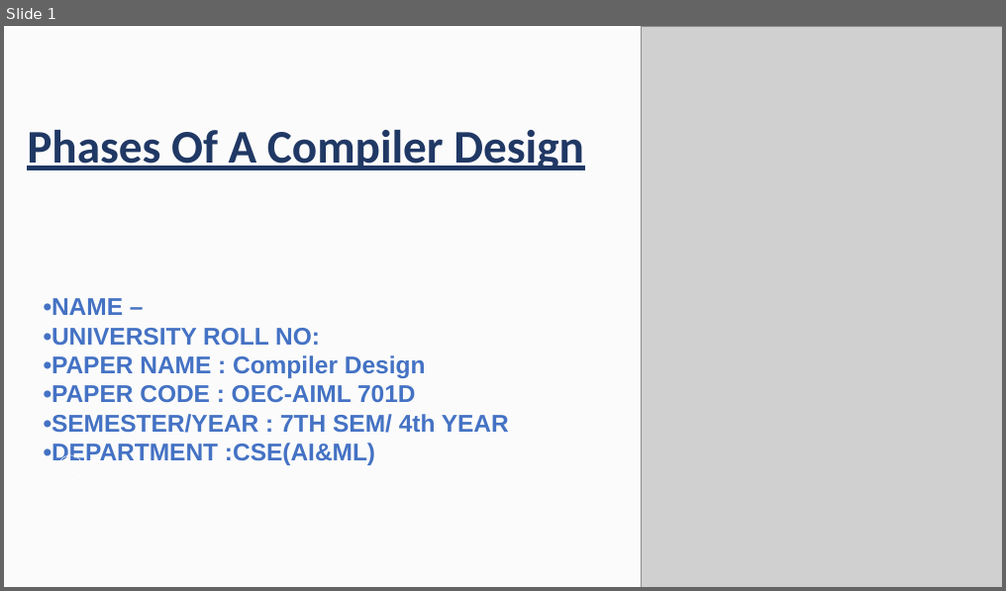
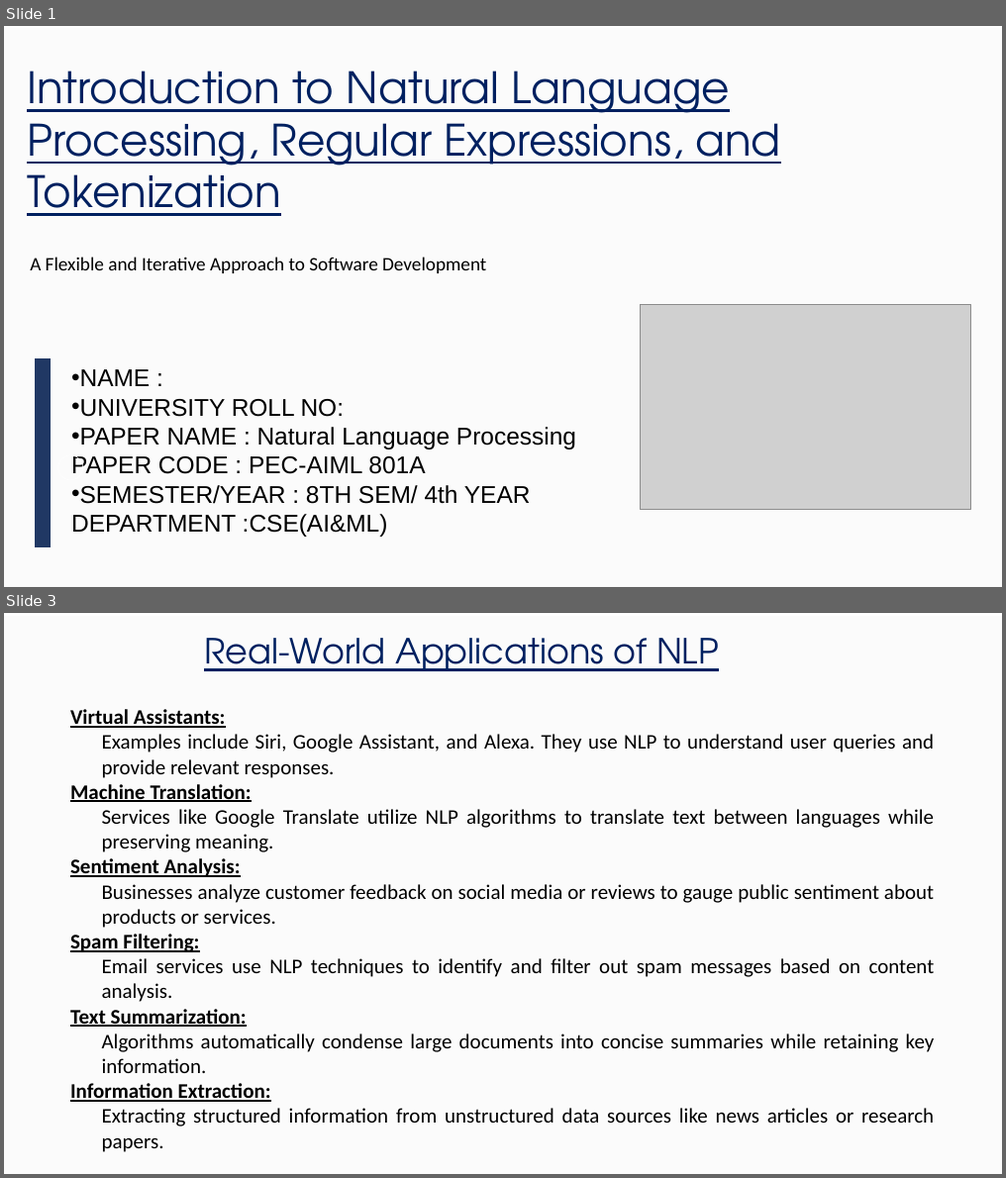
Before and after one commit to aditya2027krml/Undergraduate-CSE-AI-ML-Presentations-and-Reports-of-College, a slide deck: 4th Year/Presentations/34230821034.pptx. Shown one above the other, each under a label of ours: slide 1 before the commit, slides 1 and 3 after it; the slides between them are not shown. The pictures are 1006x591 and 1006x1178 pixels, drawn with LibreOffice and Linux fonts; fonts in the diff are those of the drawing; grey boxes stand for pictures; background and template pictures are left out. Boxes give left, top, right and bottom in pixels: in the first picture for what was removed or moved away, otherwise in the second. Text is boxed around its words. In the diff, an @@ line names an element or a change of style, - is before the commit and + after.

Commit message:
Add files via upload
Introduction to Natural Language Processing, Regular Expressions, and Tokenization

```diff
--- a/4th Year/Presentations/34230821034.pptx
+++ b/4th Year/Presentations/34230821034.pptx
@@ slide 3 added at <box>4,613,1002,1174</box>, background picture (left out) @@
@@ rectangle added at <box>4,616,1002,1174</box>, fill #FAFAFA at 75% opacity @@
@@ text added at <box>204,638,719,671</box>, 40 pt, text #002060, underline @@
+Real-World Applications of NLP
@@ text added at <box>70,709,935,1153</box>, 24 pt, text #000000 @@
+Virtual Assistants:
+  Examples include Siri, Google Assistant, and Alexa. They use NLP to understand user queries and provide relevant responses.
+Machine Translation:
+  Services like Google Translate utilize NLP algorithms to translate text between languages while preserving meaning.
+Sentiment Analysis:
+  Businesses analyze customer feedback on social media or reviews to gauge public sentiment about products or services.
+Spam Filtering:
+  Email services use NLP techniques to identify and filter out spam messages based on content analysis.
+Text Summarization:
+  Algorithms automatically condense large documents into concise summaries while retaining key information.
+Information Extraction:
+  Extracting structured information from unstructured data sources like news articles or research papers.
@@ slide 1 changed as well @@
@@ picture removed at <box>641,26,1002,587</box> @@
@@ text at <box>27,71,781,216</box>: text changed; size 54 to 50 pt; font Calibri to TeX Gyre Adventor; text colour #203864 to #002060; bold off @@
-Phases Of A Compiler Design
+Introduction to Natural Language Processing, Regular Expressions, and Tokenization
@@ text added at <box>30,257,486,274</box>, 22 pt, text #000000 @@
+A Flexible and Iterative Approach to Software Development
@@ picture added at <box>640,305,970,509</box> @@
@@ freeform shape added at <box>35,359,51,548</box>, fill #203864 @@
@@ text at <box>71,370,576,537</box>: text changed; text colour #4472C4 to #000000; bold off @@
-•NAME –
-•UNIVERSITY ROLL NO:
-•PAPER NAME : Compiler Design
-•PAPER CODE : OEC-AIML 701D
-•SEMESTER/YEAR : 7TH SEM/ 4th YEAR •DEPARTMENT :CSE(AI&ML)
+• NAME :
+• UNIVERSITY ROLL NO:
+• PAPER NAME : Natural Language Processing PAPER CODE : PEC-AIML 801A
+• SEMESTER/YEAR : 8TH SEM/ 4th YEAR DEPARTMENT :CSE(AI&ML)
```
Also in this commit, not shown: 1 other slide changed, 8 other slides added, 9 slides removed.
